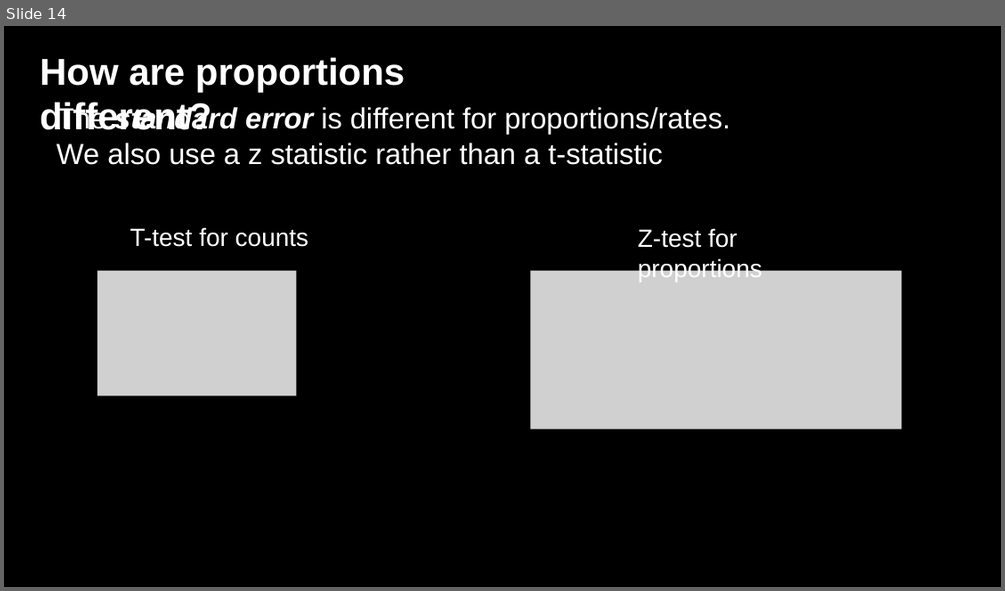
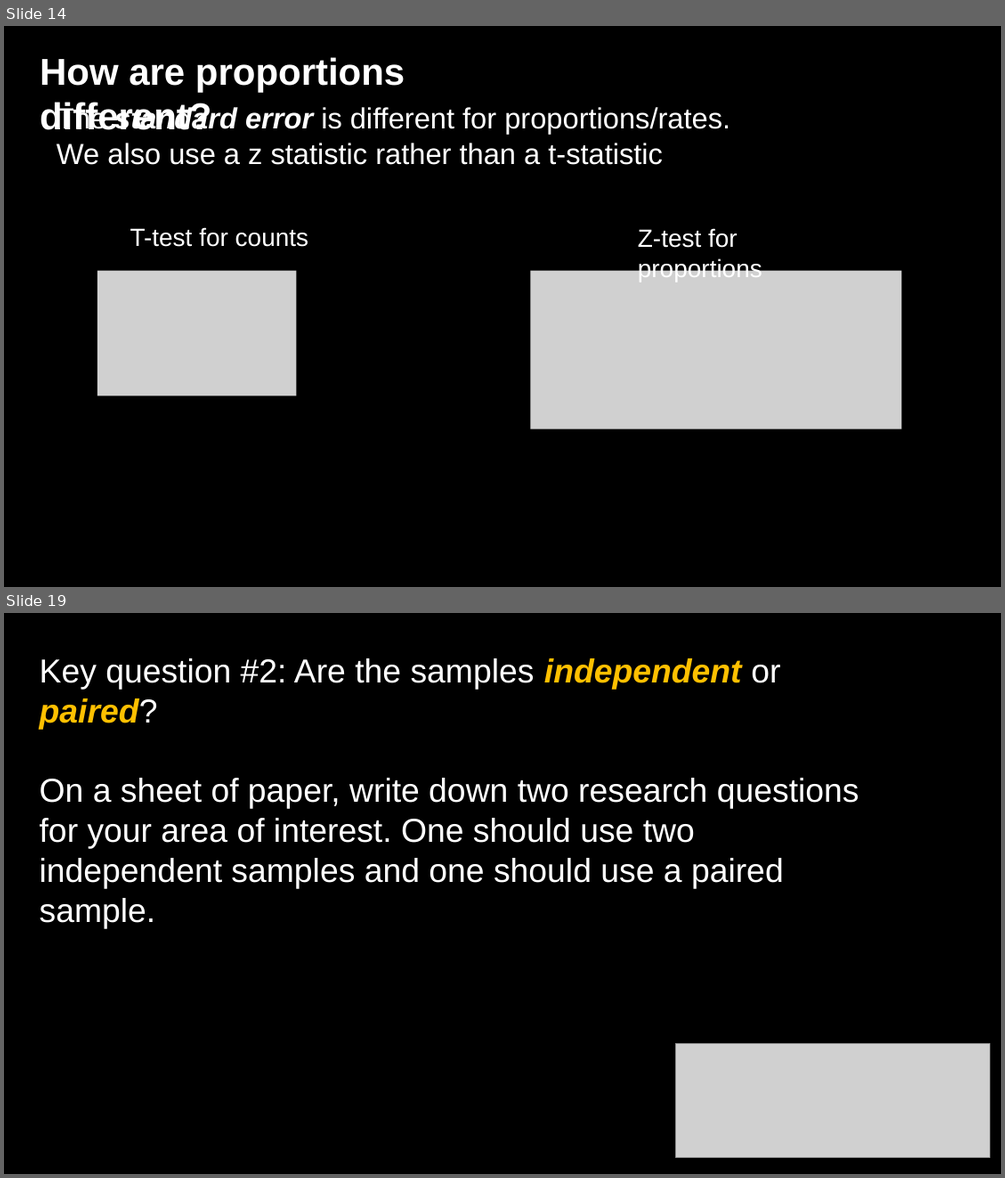
Before and after one commit to jshannon75/geog4300, a slide deck: in_class_slides/geog4300_W08-1 Hypotheses and one sample tests.pptx. Shown one above the other, each under a label of ours: slide 14 before the commit, slides 14 and 19 after it; the slides between them are not shown. The pictures are 1005x591 and 1005x1178 pixels, drawn with LibreOffice and Linux fonts; fonts in the diff are those of the drawing; grey boxes stand for pictures; background and template pictures are left out. Boxes give left, top, right and bottom in pixels: in the first picture for what was removed or moved away, otherwise in the second. Text is boxed around its words. In the diff, an @@ line names an element or a change of style, - is before the commit and + after.

```diff
--- a/in_class_slides/geog4300_W08-1 Hypotheses and one sample tests.pptx
+++ b/in_class_slides/geog4300_W08-1 Hypotheses and one sample tests.pptx
@@ slide 19 added at [4,613,1001,1174], background picture (left out) @@
@@ text added at [40,658,859,929], 32 pt, text #FFFFFF @@
+Key question #2: Are the samples independent or paired?
+On a sheet of paper, write down two research questions for your area of interest. One should use two independent samples and one should use a paired sample.
@@ picture added at [676,1044,990,1158] @@
```
Also in this commit, not shown: 2 slides changed, 5 other slides added.
